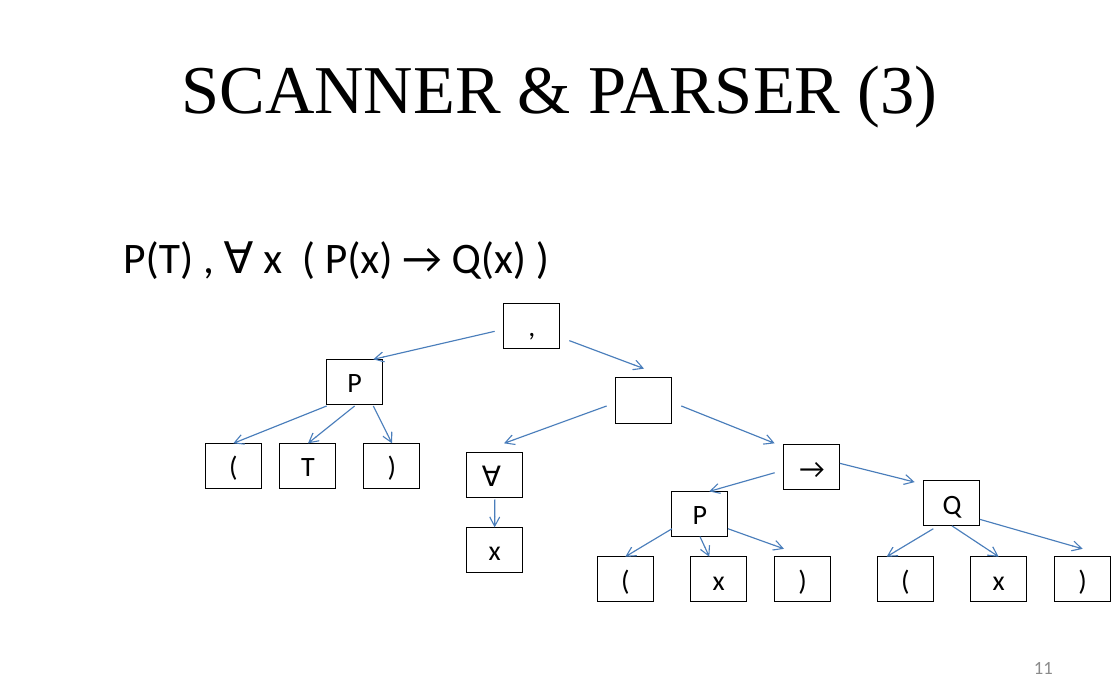
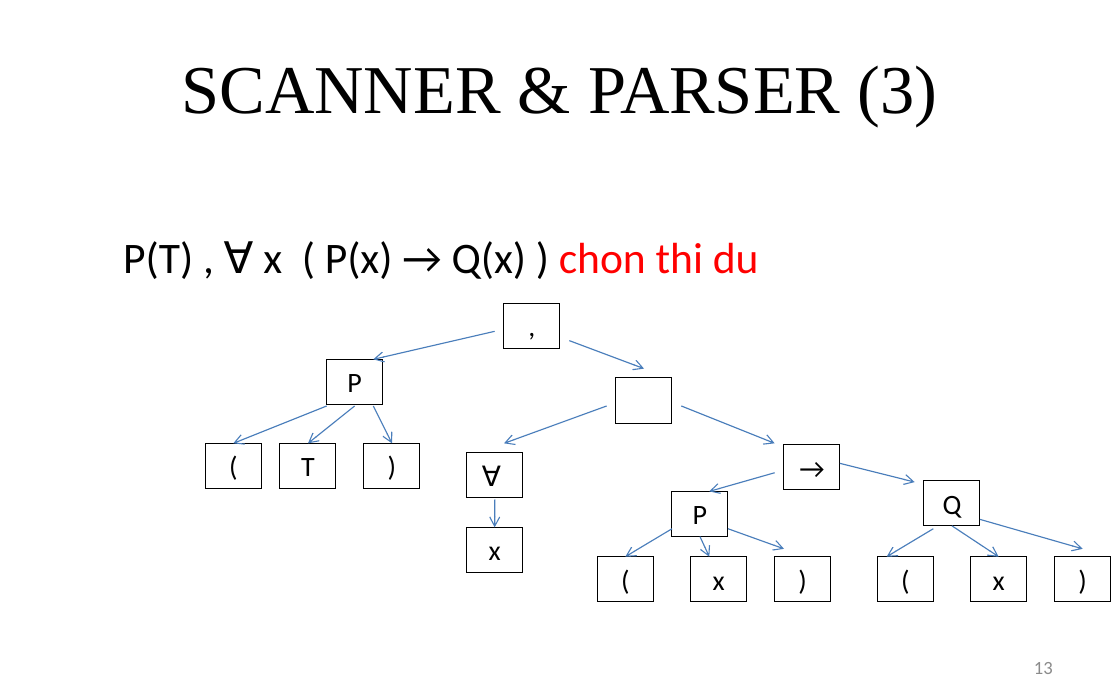
Before and after one commit to giang-rocker/logic, a slide deck: slide 13 of Report/SUY LUẬN TỰ NHIÊN.pptx (slide 11 before the commit). Drawn at 1120x700 pixels with LibreOffice and Linux fonts; fonts in the diff are those of the drawing. Boxes give left, top, right and bottom in pixels: in the first picture for what was removed or moved away, otherwise in the second. Text is boxed around its words. In the diff, an @@ line names an element or a change of style, - is before the commit and + after.

```diff
--- a/Report/SUY LUẬN TỰ NHIÊN.pptx
+++ b/Report/SUY LUẬN TỰ NHIÊN.pptx
@@ text at bbox=[123, 241, 759, 279]: text changed @@
-  P(T) , ∀ x ( P(x) → Q(x) )
+  P(T) , ∀ x ( P(x) → Q(x) ) chon thi du
@@ page number at bbox=[1034, 662, 1053, 674]: text changed @@
-11
+13
```
Also in this commit, not shown: 10 other slides changed, 5 slides added, 1 slide removed, 34 other files.
